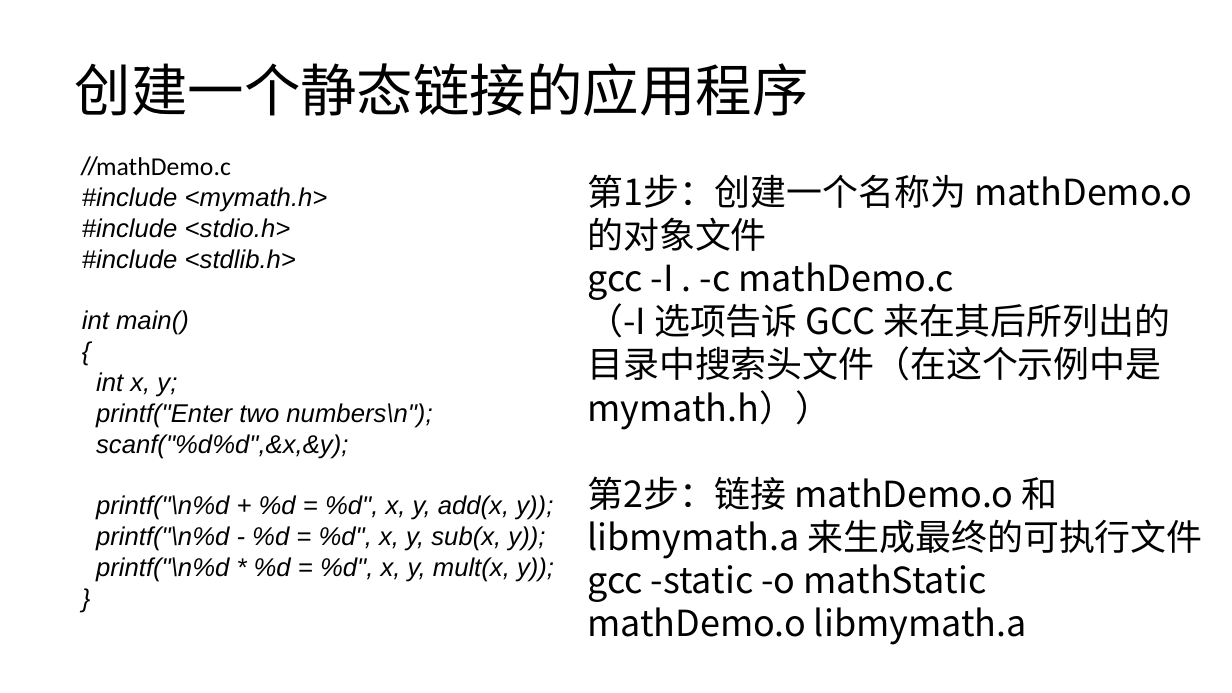
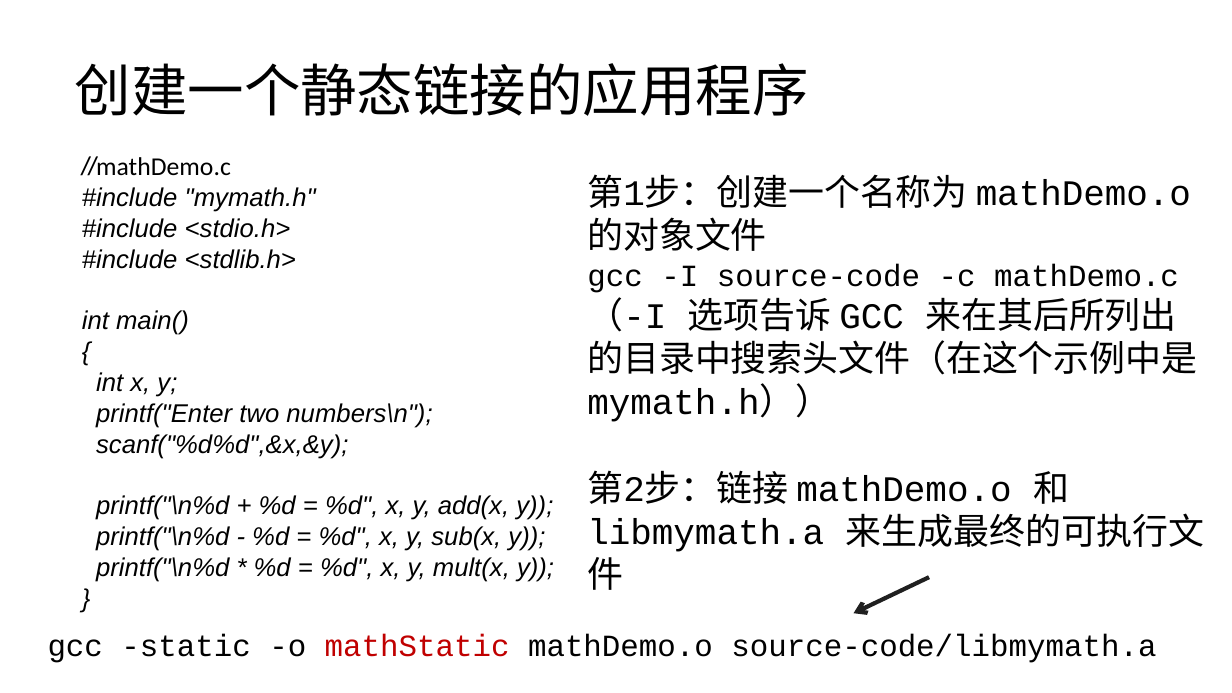
Before and after one commit to lezhang-thu/c-programming, a slide deck: slide 33 of 数据结构+算法/2022秋季-计算机基础与程序设计-数据结构-算法.pptx (slide 32 before the commit). Drawn at 1232x693 pixels with LibreOffice and Linux fonts; fonts in the diff are those of the drawing. Boxes give left, top, right and bottom in pixels: in the first picture for what was removed or moved away, otherwise in the second. Text is boxed around its words. In the diff, an @@ line names an element or a change of style, - is before the commit and + after.

```diff
--- a/数据结构+算法/2022秋季-计算机基础与程序设计-数据结构-算法.pptx
+++ b/数据结构+算法/2022秋季-计算机基础与程序设计-数据结构-算法.pptx
@@ text at <box>587,174,1205,590</box>: font Noto Sans CJK SC to Courier New in "第1步：创建一个名称为 mathDemo.o 的对象文件", "（-I 选项告诉 GCC 来在其后所列出的目录中搜索头文件（在这个示例中是 mymath.h））", "第2步：链接 mathDemo.o 和 libmymath.a 来生成最终的可执行文件" @@
@@ text at <box>82,187,316,212</box>: text changed @@
-#include <mymath.h>
+#include "mymath.h"
@@ text at <box>587,264,1179,293</box>: text changed; size 28 to 24 pt; font Noto Sans CJK SC to Courier New @@
-gcc -I . -c mathDemo.c
+gcc -I source-code -c mathDemo.c
@@ text at <box>587,557,1027,645</box>: paragraph removed @@
-gcc -static -o mathStatic mathDemo.o libmymath.a
@@ arrow added from (929, 578) to (854, 614), #202020 3.25 pt @@
@@ text added at <box>48,634,1156,663</box>, 24 pt, text #000000 @@
+gcc -static -o mathStatic mathDemo.o source-code/libmymath.a
```
Also in this commit, not shown: 9 other slides changed, 1 slide added, 6 other files.
